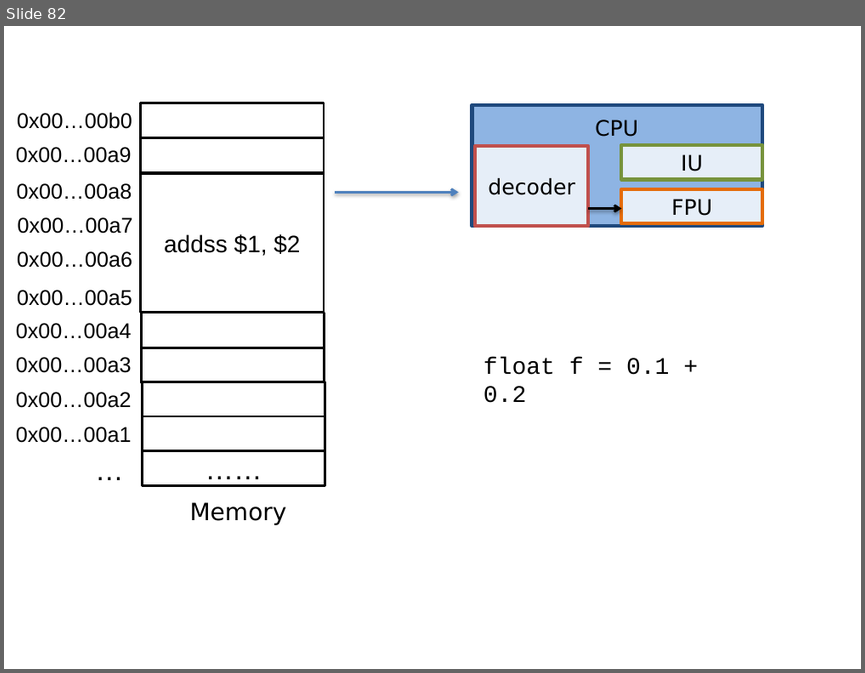
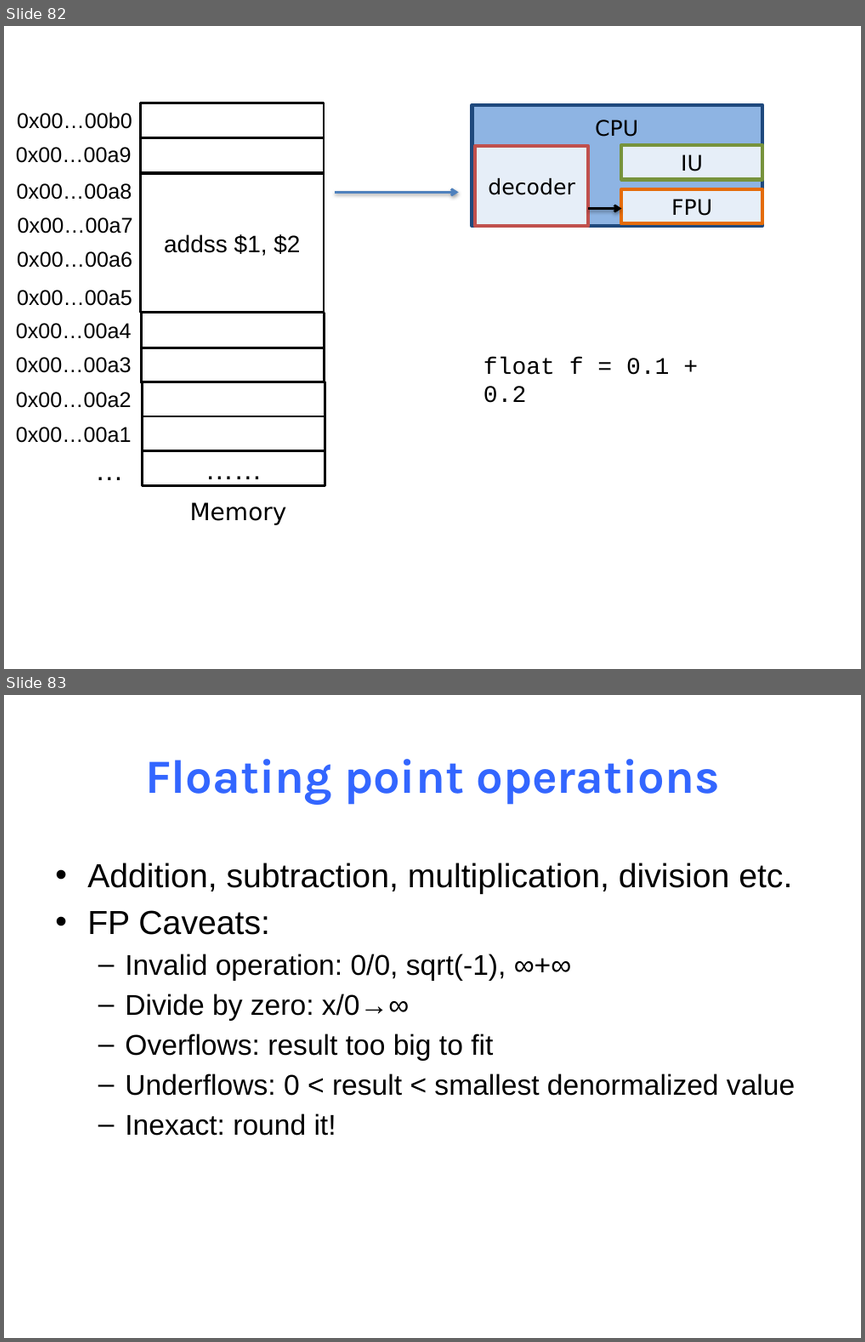
Before and after one commit to NYU-CSO/nyu-cso.github.io, a slide deck: notes/03-floats.pptx. Shown one above the other, each under a label of ours: slide 82 before the commit, slides 82 and 83 after it. The pictures are 865x673 and 865x1342 pixels, drawn with LibreOffice and Linux fonts; fonts in the diff are those of the drawing. Boxes give left, top, right and bottom in pixels: in the first picture for what was removed or moved away, otherwise in the second. Text is boxed around its words. In the diff, an @@ line names an element or a change of style, - is before the commit and + after.

```diff
--- a/notes/03-floats.pptx
+++ b/notes/03-floats.pptx
@@ slide 83 added at (4, 695, 861, 1338), background #FFFFFF @@
@@ title added at (145, 759, 720, 805), 40 pt, text #3366FF, bold @@
+Floating point operations
@@ text added at (87, 862, 794, 1135), 24 pt, text #000000 @@
+• Addition, subtraction, multiplication, division etc.
+• FP Caveats:
+  – Invalid operation: 0/0, sqrt(-1), ∞+∞
+  – Divide by zero: x/0→∞
+  – Overflows: result too big to fit
+  – Underflows: 0 < result < smallest denormalized value
+  – Inexact: round it!
```
Also in this commit, not shown: 8 other slides added, 1 other file.
